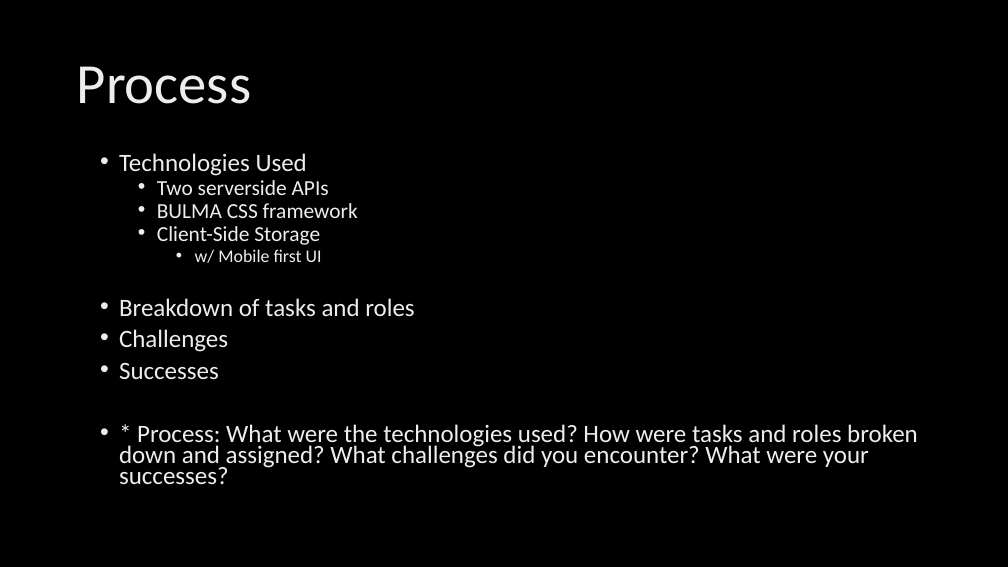
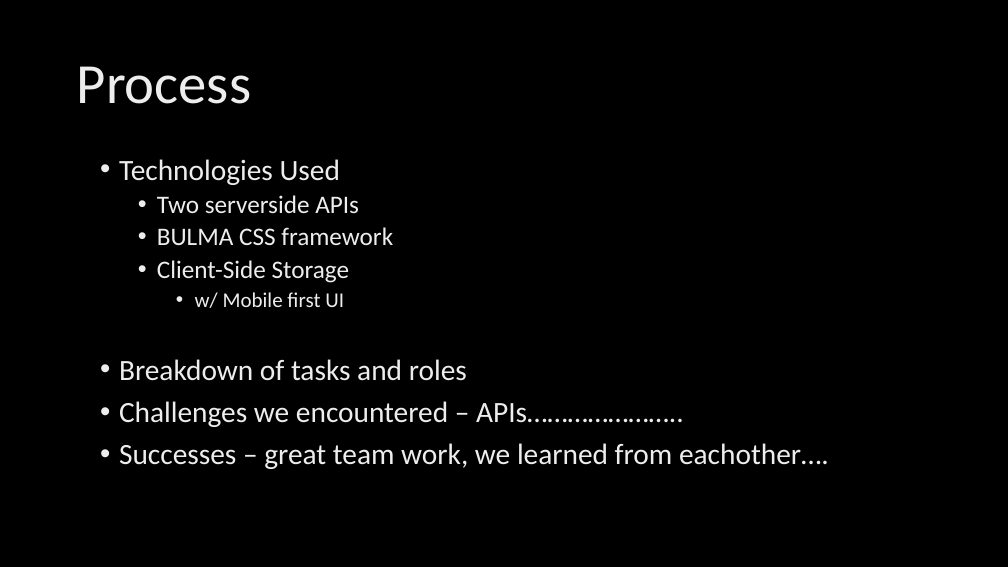
Before and after one commit to DesCoding/NamasteYogi2.0, a slide deck: slide 4 of Assets/NYSlides.pptx. Drawn at 1008x567 pixels with LibreOffice and Linux fonts; fonts in the diff are those of the drawing; background and template pictures are left out. Boxes give left, top, right and bottom in pixels: in the first picture for what was removed or moved away, otherwise in the second. Text is boxed around its words. In the diff, an @@ line names an element or a change of style, - is before the commit and + after.

Commit message:
updating formatting for meditation and yoga pages, added meditation ul to html and guide users through practice, added demo image for read me, updated power point slides, refined read me info to meet project criteria

```diff
--- a/Assets/NYSlides.pptx
+++ b/Assets/NYSlides.pptx
@@ text at [119,159,467,381]: size 23.8 to 28 pt in "Technologies Used", "Breakdown of tasks and roles"; size 20.4 to 24 pt in "Two serverside APIs", "BULMA CSS framework", "Client-Side Storage"; size 17 to 20 pt in "w/ Mobile first UI"; line spacing 0.7 to 0.9 @@
@@ text at [119,401,829,469]: text changed; size 23.8 to 28 pt @@
-• Challenges
-• Successes
-• * Process: What were the technologies used? How were tasks and roles broken down and assigned? What challenges did you encounter? What were your successes?
+• Challenges we encountered – APIs…………………..
+• Successes – great team work, we learned from eachother….
```
Also in this commit, not shown: 3 other slides changed, 5 other files.
